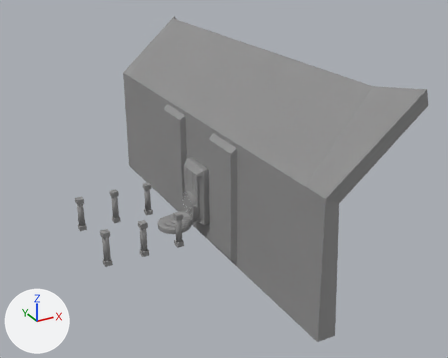
The FBX model Assets/Models/obj_Gate.fbx, before and after one commit.
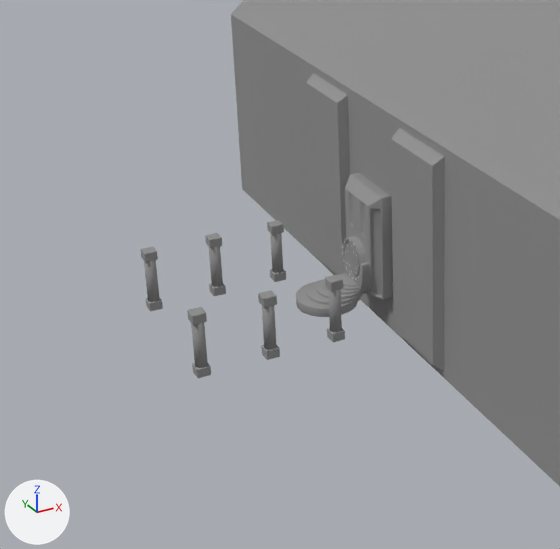
Old and new are each drawn whole from a 50 mm lens placed at (-95.0, -202.1, 115.2), pointed at (9.3, -12.6, 20.5) and again close up on the part from 0% to 67% of the width and 18% to 100% of the height. The axes (+X, +Y, +Z) are drawn at lower left. The lights are the same throughout. Where no turn or scale is listed for an object, it has been applied to the vertices.

The first close-up shows 'DoorSocket', 'Pillars', 'Stairs', 'Wall'.
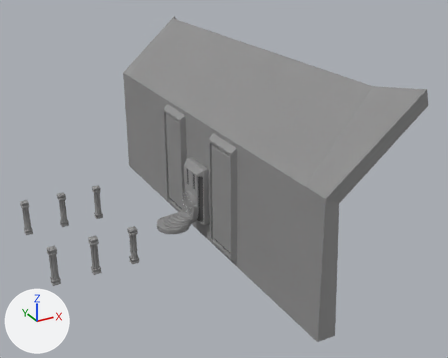
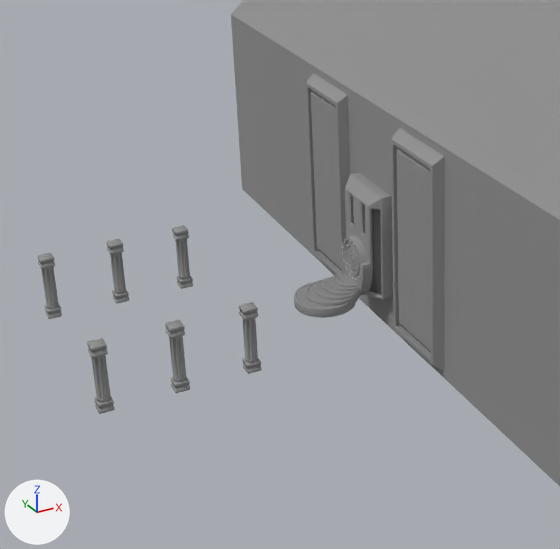
Where the change shows, as pixel boxes (x1, y1, x2, y2) in the close-ups (560 x 549 px):
'Pillars', reshaped, moved (10% wider, 19% taller): before (140, 220, 345, 378); after (37, 225, 262, 414)
'Stairs', moved: before (296, 273, 363, 317); after (294, 273, 360, 318)
part 1 of me_cylinder_002, recoloured: (351, 195, 382, 295) in both
part 2 of me_cylinder_028, rebuilt (14% wider): before (270, 233, 283, 273); after (175, 239, 190, 279)
part 3 of me_cylinder_028, rebuilt (12% wider): before (144, 260, 160, 302); after (41, 267, 59, 309)
part 4 of me_cylinder_028, rebuilt: before (209, 246, 223, 287); after (110, 252, 126, 294)
part 5 of me_cylinder_028, deleted: before (140, 220, 345, 378)
part 6 of me_cylinder_028, added: after (87, 302, 262, 414)
part 7 of me_cylinder_028, added: after (37, 225, 193, 319)
part 8 of me_cube_000, added: after (391, 139, 433, 365)
part 9 of me_cube_000, added: after (306, 83, 342, 275)

What changed in the scene script:
```text
Add mat_mat_darkstone:
    mat_mat_darkstone = principled_material('mat_DarkStone')
    mat_mat_darkstone.base_color = (0.0835, 0.0835, 0.0835)  # dark grey #525252
    mat_mat_darkstone.roughness = 0.789
Change me_cylinder_028:
    used by ob_pillars; location = (-11.3, 15.1, 4.2)
    remove me_cylinder_028.from_pydata(...)  # 672 vertices, 516 faces; spans x -29.4..1.4, y -31.5..1.4, z -5.6..7.8
    add me_cylinder_028.from_pydata(...)  # 1728 vertices, 1572 faces; spans x -29.4..1.4, y -41.0..1.4, z -0.3..13.1
    me_cylinder_028 part 2: the loose piece of 64 vertices spanning x -1.2..1.2, y -1.2..1.2, z -4.3..6.7 is rebuilt with 176 vertices and now spans x -1.2..1.2, y -1.2..1.2, z 1.5..11.5
    me_cylinder_028 part 3: the loose piece of 64 vertices spanning x -29.2..-26.8, y -1.2..1.2, z -4.3..6.7 is rebuilt with 176 vertices and now spans x -29.2..-26.8, y -1.2..1.2, z 1.5..11.5
    me_cylinder_028 part 4: the loose piece of 64 vertices spanning x -15.2..-12.8, y -1.2..1.2, z -4.3..6.7 is rebuilt with 176 vertices and now spans x -15.2..-12.8, y -1.2..1.2, z 1.5..11.5
    me_cylinder_028 part 5: 15 loose pieces with 480 vertices, spanning x -29.4..1.4, y -31.5..1.4, z -5.6..7.8, are deleted
    me_cylinder_028 part 6: 864 vertices added at x -29.4..1.4, y -41.0..-38.2, z -0.3..13.1
    me_cylinder_028 part 7: 336 vertices added at x -29.4..1.4, y -1.4..1.4, z -0.3..13.1
Change me_cylinder_002:
    used by ob_doorsocket; location = (0.0, 0.0, 0.0)
    remove me_cylinder_002.from_pydata(...)  # 2258 vertices, 2230 faces; spans x -0.5..7.7, y -7.5..7.4, z 0.0..23.2
    add me_cylinder_002.from_pydata(...)  # 2250 vertices, 2222 faces; spans x -0.5..7.7, y -7.5..7.4, z -0.2..23.2
    me_cylinder_002 part 1: 96 faces spanning x 1.4..3.5, y -7.0..6.9, z 0.7..20.3 switch from mat_mat_stone (grey #909090) to mat_mat_darkstone (dark grey #525252)
Change me_cube_000:
    used by ob_wall; location = (5.2, 8.6, 7.8)
    remove me_cube_000.from_pydata(...)  # 92 vertices, 90 faces; spans x -2.0..39.0, y -88.0..74.0, z -16.0..59.0
    add me_cube_000.from_pydata(...)  # 156 vertices, 154 faces; spans x -2.0..39.0, y -88.0..74.0, z -16.0..59.0
    me_cube_000 part 8: 32 vertices added at x -2.0..6.0, y -41.0..-17.0, z -16.0..33.0
    me_cube_000 part 9: 32 vertices added at x -2.0..6.0, y 1.0..24.0, z -16.0..34.0
    add me_cube_000.materials.append(mat_mat_darkstone)  # dark grey #525252
Change ob_pillars:
    ob_pillars.location: (-11.3, 15.1, 4.2) -> (-31.0, 19.8, -0.1)
Change ob_stairs:
    ob_stairs.location: (0.0, 0.0, 0.0) -> (-0.4, 0.0, 0.0)
```
